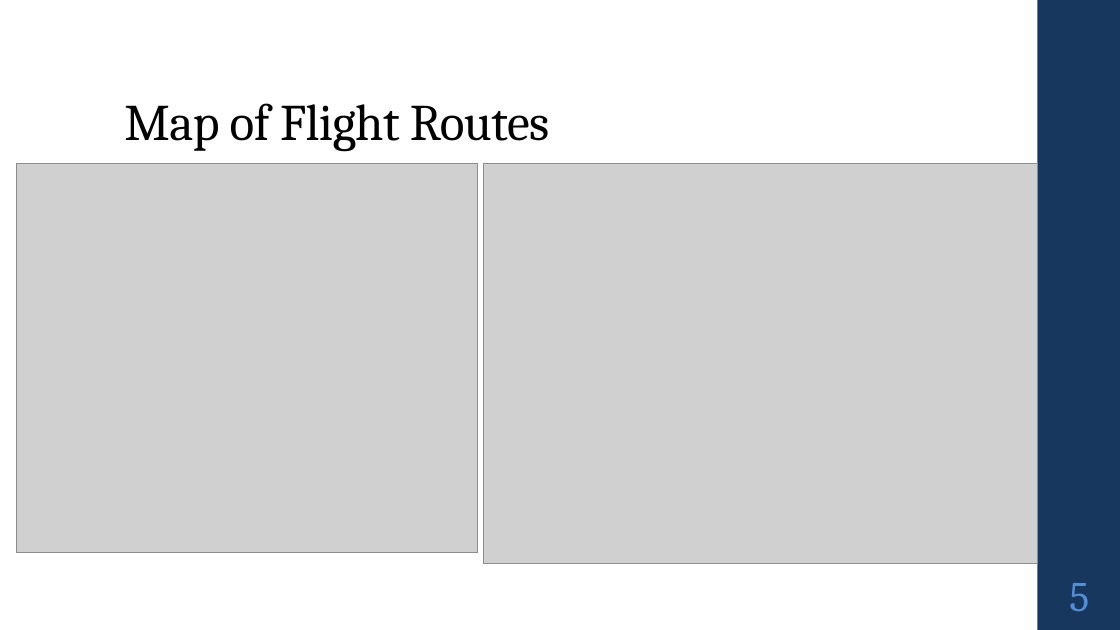
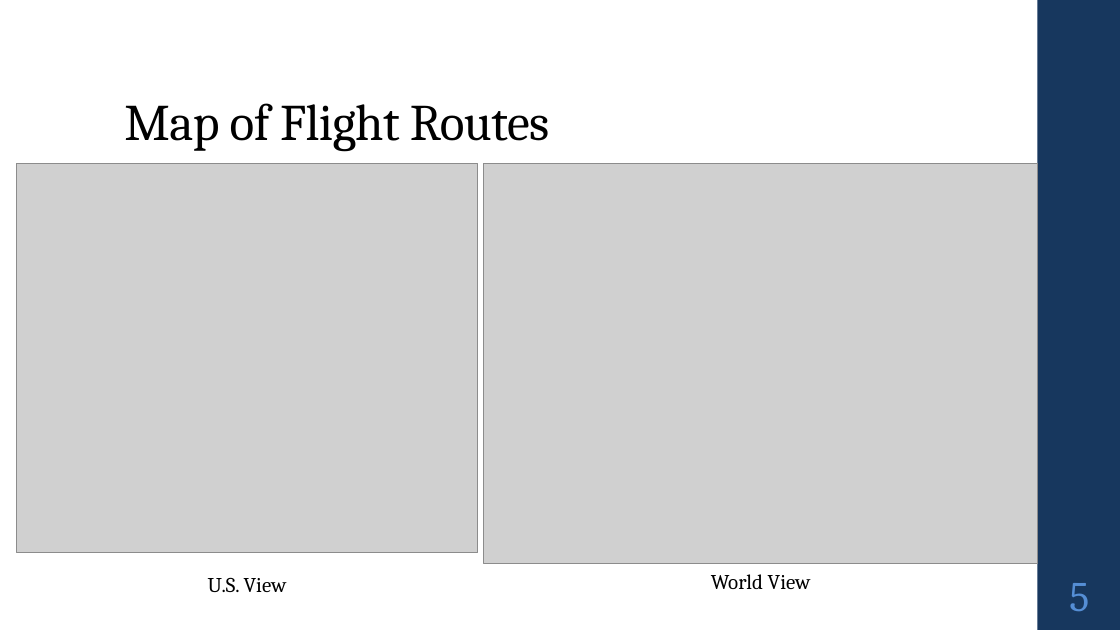
Before and after one commit to Alec-Schneider/FlightSurveyProject, a slide deck: slide 5 of Alec_Schneider_Project 2.pptx. Drawn at 1120x630 pixels with LibreOffice and Linux fonts; fonts in the diff are those of the drawing; grey boxes stand for pictures. Boxes give left, top, right and bottom in pixels: in the first picture for what was removed or moved away, otherwise in the second. Text is boxed around its words. In the diff, an @@ line names an element or a change of style, - is before the commit and + after.

```diff
--- a/Alec_Schneider_Project 2.pptx
+++ b/Alec_Schneider_Project 2.pptx
@@ text added at (208,577,287,592), 18 pt, text #000000 @@
+U.S. View
@@ text added at (711,574,811,589), 18 pt, text #000000 @@
+World View
```
Also in this commit, not shown: 2 other slides changed, 13 other files.
